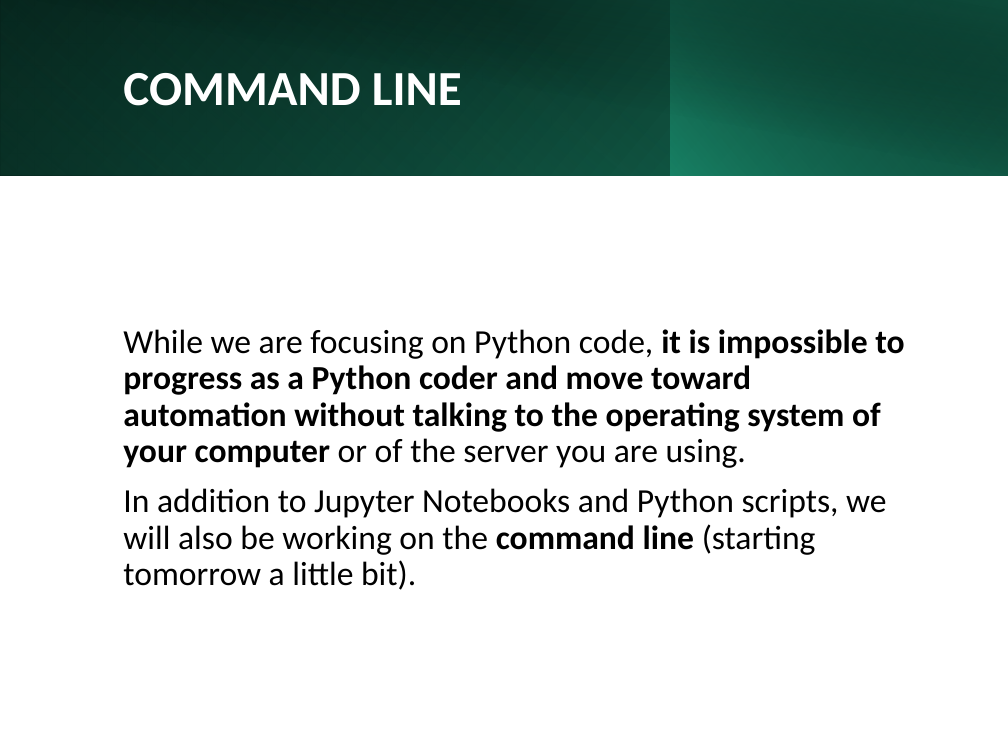
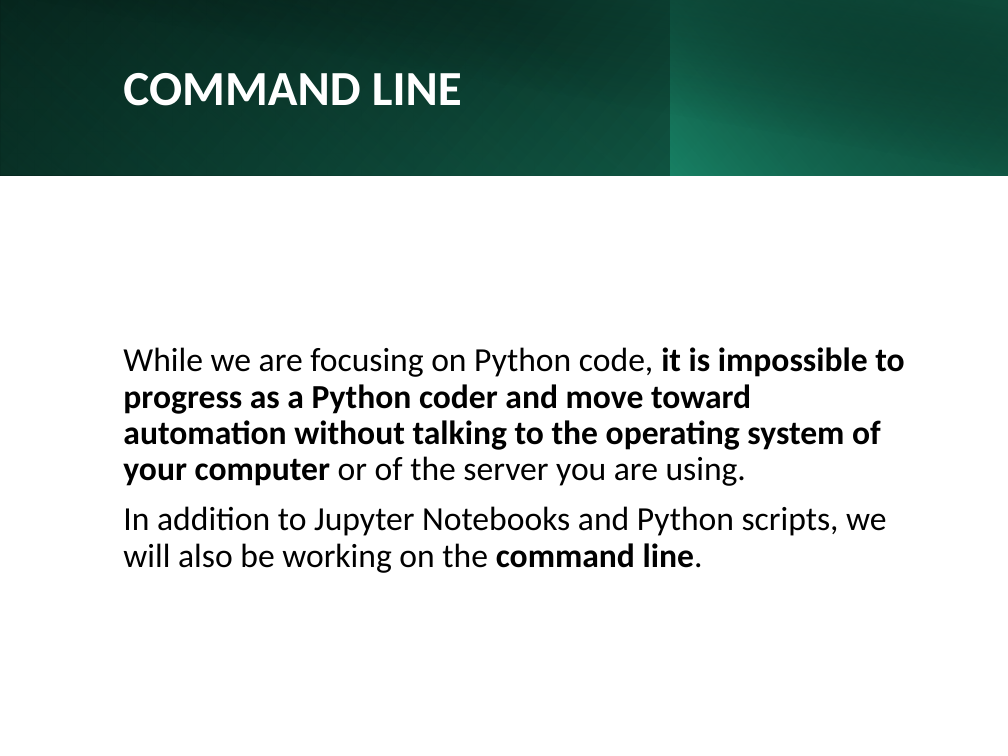
Before and after one commit to aGitHasNoName/PythonForAutomation, a slide deck: slide 8 of Day1Slides.pptx. Drawn at 1008x756 pixels with LibreOffice and Linux fonts; fonts in the diff are those of the drawing. Boxes give left, top, right and bottom in pixels: in the first picture for what was removed or moved away, otherwise in the second. Text is boxed around its words. In the diff, an @@ line names an element or a change of style, - is before the commit and + after.

```diff
--- a/Day1Slides.pptx
+++ b/Day1Slides.pptx
@@ text at <box>123,506,886,573</box>: text changed @@
-In addition to Jupyter Notebooks and Python scripts, we will also be working on the command line (starting tomorrow a little bit).
+In addition to Jupyter Notebooks and Python scripts, we will also be working on the command line.
```
Also in this commit, not shown: 11 other slides changed, 12 other files.
